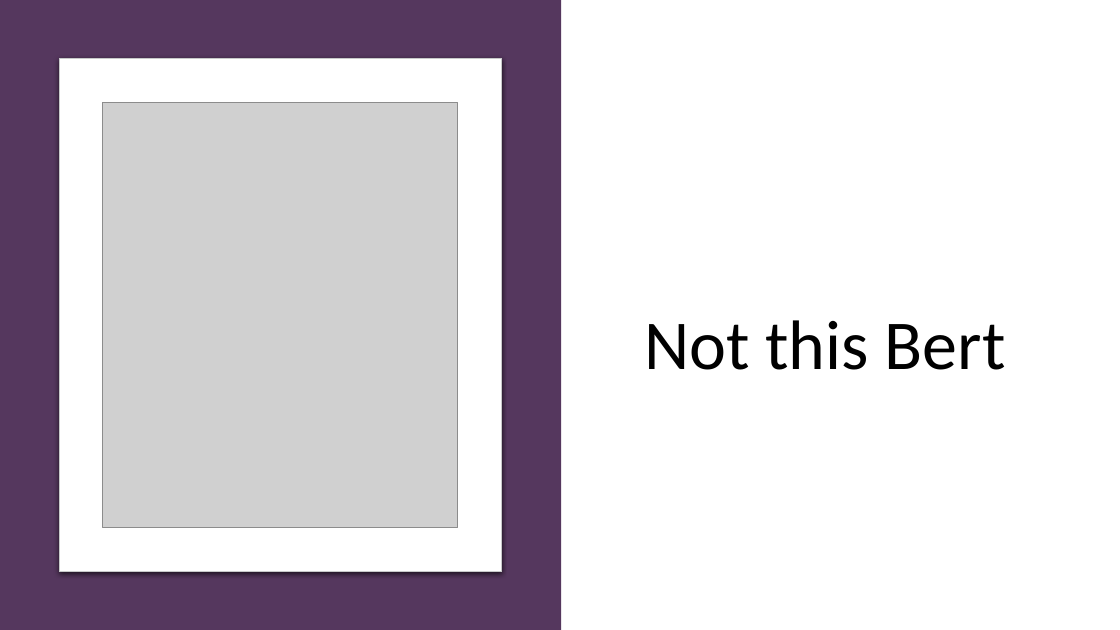
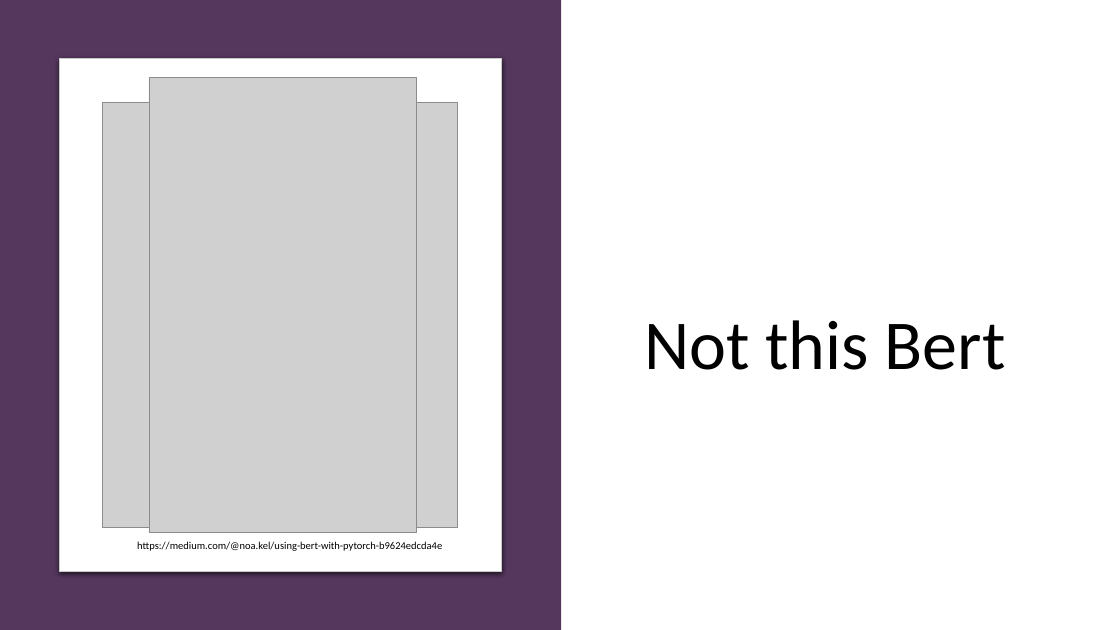
Before and after one commit to scottbing/SB_6000_NLP, a slide deck: slide 7 of Reverse Mad Libs.pptx (slide 5 before the commit). Drawn at 1120x630 pixels with LibreOffice and Linux fonts; fonts in the diff are those of the drawing; grey boxes stand for pictures. Boxes give left, top, right and bottom in pixels: in the first picture for what was removed or moved away, otherwise in the second. Text is boxed around its words. In the diff, an @@ line names an element or a change of style, - is before the commit and + after.

```diff
--- a/Reverse Mad Libs.pptx
+++ b/Reverse Mad Libs.pptx
@@ picture added at (x1=149, y1=78, x2=417, y2=533) @@
@@ text added at (x1=137, y1=541, x2=442, y2=551), 9 pt, text #000000 @@
+https://medium.com/@noa.kel/using-bert-with-pytorch-b9624edcda4e
```
Also in this commit, not shown: 2 other slides changed, 4 slides added, 1 other file.
